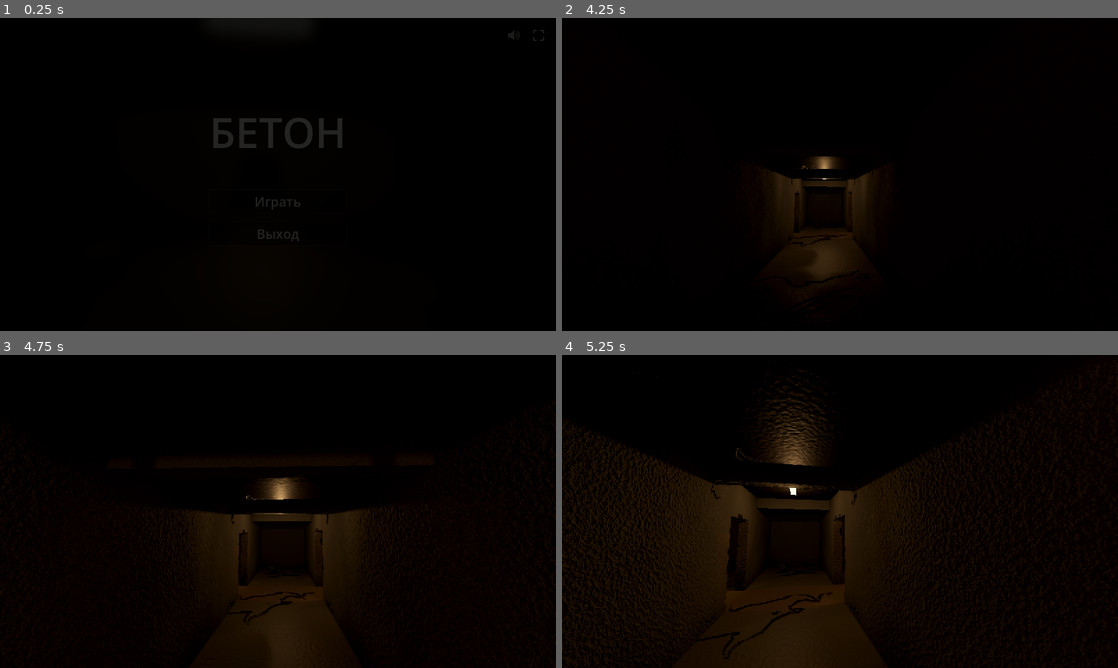
Above: before the commit, frames 1-4 (two rows, left to right).
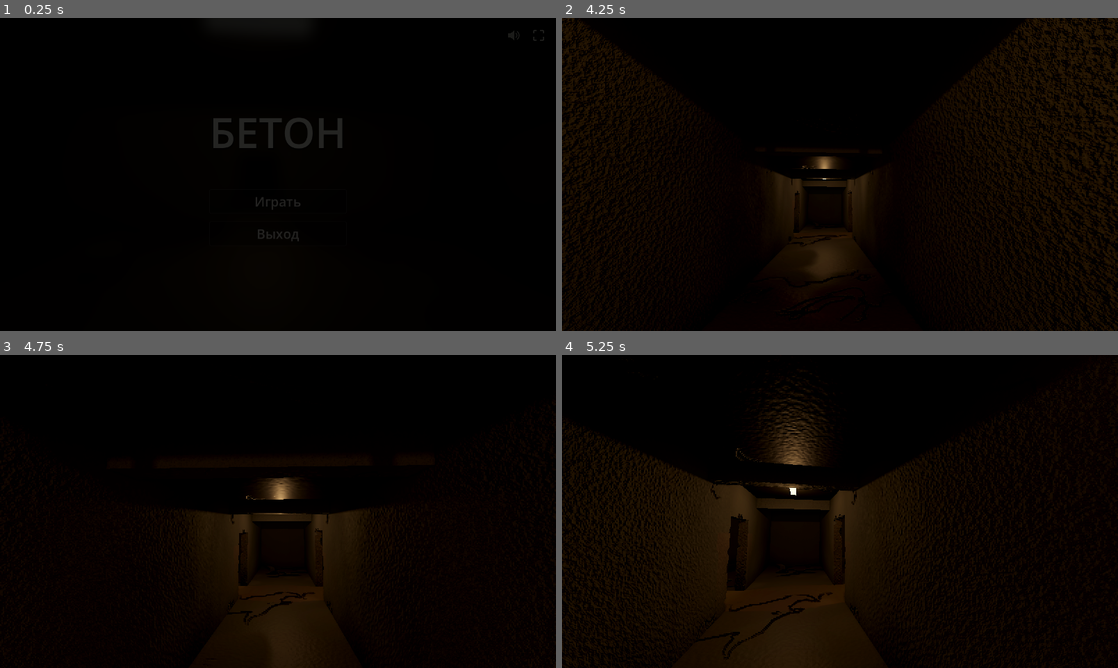
Above: after the commit, the same moments.

Repository: volinadtim/german-games
Game: Godot game, scene res://main.tscn
Two runs of this game, one before a commit and one after it. Both use one fixed random seed, a clock stepped at 60 frames per second and the inputs below.
Inputs (mouse positions are in pixels of both pictures, inside the frame that each line leads up to):
- Up to frame 1 (0.25 s): no input
- Up to frame 2 (4.25 s): click "Играть" at 0.5 s; click "Играть" at 1.25 s; tap Enter at 2 s; move the mouse to (867, 174) at 2.02 s; hold Shift (sprint) 2.03-2.78 s; hold W (move_forward) from 2.03 s (still down); tap Space (jump) at 2.27, 3.02 s; move the mouse to (812, 174) at 2.77 s; tap Shift (sprint) at 2.85 s; move the mouse to (851, 168) at 3.52 s; hold Shift (sprint) from 3.53 s (still down)
- Up to frame 3 (4.75 s): keep holding W (move_forward); move the mouse to (272, 517) at 4.27 s; release Shift (sprint) at 4.28 s; tap Shift (sprint) at 4.35 s; tap Space (jump) at 4.52 s
- Up to frame 4 (5.25 s): keep holding W (move_forward); move the mouse to (878, 514) at 5.02 s; hold Shift (sprint) from 5.03 s (still down)

The runs differ from the first frame. In frame 2, 11% of the frame differs, in the area x 0-100%, y 0-100%; in frame 3, less than 0.1%; in frame 4, less than 0.1%.

Commit message:
concrete-halls: уровень виден в редакторе (@tool) + кнопка запекания в level_baked.tscn
Co-Authored-By: Claude Opus 5.5 <noreply@anthropic.com>

Diff:
--- a/godot/concrete-halls/flicker_light.gd
+++ b/godot/concrete-halls/flicker_light.gd
@@ -1,9 +1,10 @@
+@tool
 extends OmniLight3D
 ## Лампа: ровный тёплый свет; у «больных» ламп — редкие случайные сбои (одно моргание, серия или долгий провал).
 
-var base_energy := 0.8
-var flicker := true
-var lamp_mat: StandardMaterial3D
+@export var base_energy := 0.8
+@export var flicker := true
+@export var lamp_mat: StandardMaterial3D
 
 var _t := 0.0
 var _off := 0.0        # сколько ещё лампа «провалена»
@@ -14,6 +15,9 @@
 
 
 func _ready() -> void:
+	if Engine.is_editor_hint():
+		set_process(false)   # в редакторе не мигаем
+		light_energy = base_energy
 	_rng.randomize()
 	_t = _rng.randf_range(0.0, 100.0)
 	_next = _rng.randf_range(3.0, 15.0)
--- a/godot/concrete-halls/level.gd
+++ b/godot/concrete-halls/level.gd
@@ -1,3 +1,4 @@
+@tool
 extends Node3D
 ## Заброшенное бетонное помещение: короткий общий коридор вдоль X, по две комнаты с каждой стороны.
 ##   север (z < 0): комнаты с центрами x = -6, 6
@@ -23,6 +24,10 @@
 var wire_mat: StandardMaterial3D
 var rng := RandomNumberGenerator.new()
 var noise_extra: Array = []
+
+## Кнопка в инспекторе (выдели узел Level): сохраняет сгенерированную локацию в обычную сцену
+## res://level_baked.tscn — с настоящими узлами, мешами и материалами, которые можно двигать и править руками.
+@export_tool_button("Запечь в level_baked.tscn", "PackedScene") var bake_action = _bake
 
 
 func _ready() -> void:
@@ -39,6 +44,9 @@
 	wire_mat.albedo_color = Color(0.05, 0.05, 0.05)
 	wire_mat.roughness = 0.5
 	_build()
+	var we := WorldEnvironment.new()
+	we.environment = _make_env()
+	add_child(we)
 
 
 func _build() -> void:
@@ -311,3 +319,49 @@
 	m.set_shader_parameter("ceiling_h", H)
 	m.set_shader_parameter("polished", 1.0 if polished else 0.0)
 	return m
+
+
+func _make_env() -> Environment:
+	var e := Environment.new()
+	e.background_mode = Environment.BG_COLOR
+	e.background_color = Color(0.01, 0.01, 0.012)
+	e.ambient_light_source = Environment.AMBIENT_SOURCE_COLOR
+	e.ambient_light_color = Color(0.62, 0.55, 0.46)
+	e.ambient_light_energy = 0.16
+	e.tonemap_mode = Environment.TONE_MAPPER_FILMIC
+	e.ssao_enabled = true
+	e.ssao_radius = 1.4
+	e.ssao_intensity = 3.0
+	e.ssao_power = 2.0
+	e.ssao_light_affect = 0.3
+	e.ssr_enabled = true
+	e.ssr_max_steps = 64
+	e.glow_enabled = true
+	e.glow_intensity = 0.6
+	e.fog_enabled = true
+	e.fog_light_color = Color(0.04, 0.04, 0.045)
+	e.fog_density = 0.03
+	e.volumetric_fog_enabled = true
+	e.volumetric_fog_density = 0.025
+	e.volumetric_fog_albedo = Color(0.8, 0.8, 0.8)
+	return e
+
+
+func _bake() -> void:
+	var root := Node3D.new()
+	root.name = "LevelBaked"
+	for c in get_children():
+		var d := c.duplicate()
+		root.add_child(d)
+		_own(d, root)
+	var ps := PackedScene.new()
+	ps.pack(root)
+	var err := ResourceSaver.save(ps, "res://level_baked.tscn")
+	root.free()
+	print("level_baked.tscn: ", "сохранено" if err == OK else "ошибка %d" % err)
+
+
+func _own(n: Node, o: Node) -> void:
+	n.owner = o
+	for c in n.get_children():
+		_own(c, o)
--- a/godot/concrete-halls/main.gd
+++ b/godot/concrete-halls/main.gd
@@ -1,7 +1,6 @@
 extends Node3D
 ## Точка входа: уровень, меню с пролётом камеры, переход в игру.
 
-const Level := preload("res://level.gd")
 const Player := preload("res://player.gd")
 const Menu := preload("res://menu.gd")
 const Ambience := preload("res://ambience.gd")
@@ -30,11 +29,7 @@
 func _ready() -> void:
 	_setup_input()
 
-	var we := WorldEnvironment.new()
-	we.environment = _make_env()
-	add_child(we)
-
-	add_child(Level.new())
+	# уровень (и освещение/окружение) — узел Level в main.tscn, он виден и в редакторе
 	add_child(Ambience.new())
 
 	curve = Curve3D.new()
@@ -122,32 +117,6 @@
 		DisplayServer.window_set_mode(DisplayServer.WINDOW_MODE_FULLSCREEN)
 
 
-func _make_env() -> Environment:
-	var e := Environment.new()
-	e.background_mode = Environment.BG_COLOR
-	e.background_color = Color(0.01, 0.01, 0.012)
-	e.ambient_light_source = Environment.AMBIENT_SOURCE_COLOR
-	e.ambient_light_color = Color(0.62, 0.55, 0.46)
-	e.ambient_light_energy = 0.16
-	e.tonemap_mode = Environment.TONE_MAPPER_FILMIC
-	e.ssao_enabled = true
-	e.ssao_radius = 1.4
-	e.ssao_intensity = 3.0
-	e.ssao_power = 2.0
-	e.ssao_light_affect = 0.3
-	e.ssr_enabled = true
-	e.ssr_max_steps = 64
-	e.glow_enabled = true
-	e.glow_intensity = 0.6
-	e.fog_enabled = true
-	e.fog_light_color = Color(0.04, 0.04, 0.045)
-	e.fog_density = 0.03
-	e.volumetric_fog_enabled = true
-	e.volumetric_fog_density = 0.025
-	e.volumetric_fog_albedo = Color(0.8, 0.8, 0.8)
-	return e
-
-
 func _setup_input() -> void:
 	_add_keys("move_forward", [KEY_W, KEY_UP])
 	_add_keys("move_back", [KEY_S, KEY_DOWN])
--- a/godot/concrete-halls/main.tscn
+++ b/godot/concrete-halls/main.tscn
@@ -1,6 +1,10 @@
-[gd_scene load_steps=2 format=3]
+[gd_scene load_steps=3 format=3]
 
 [ext_resource type="Script" path="res://main.gd" id="1"]
+[ext_resource type="Script" path="res://level.gd" id="2"]
 
 [node name="Main" type="Node3D"]
 script = ExtResource("1")
+
+[node name="Level" type="Node3D" parent="."]
+script = ExtResource("2")
